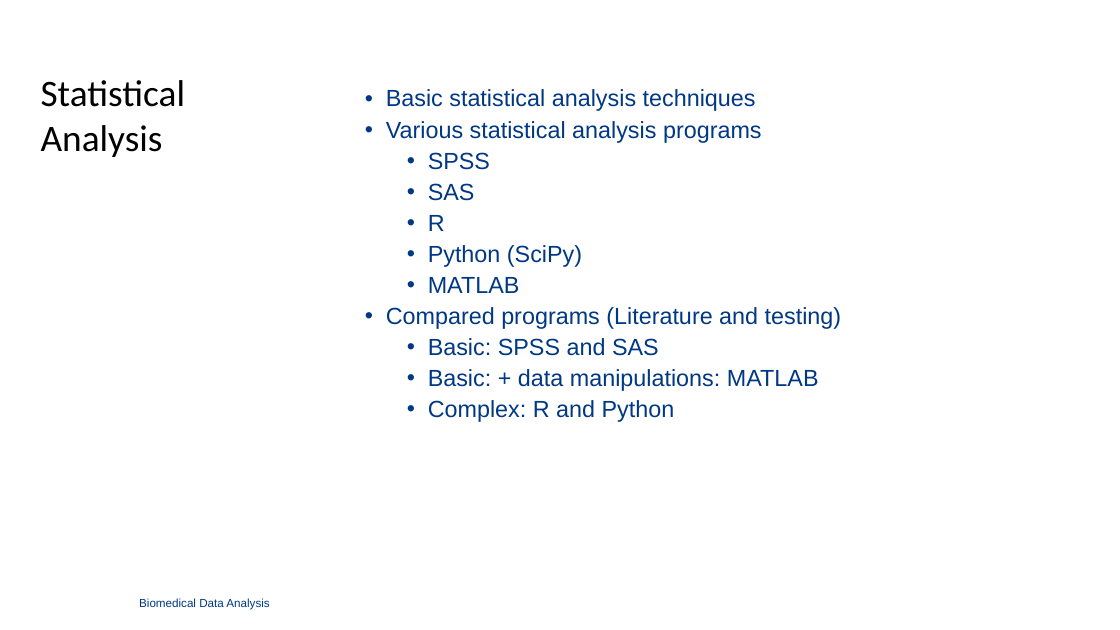
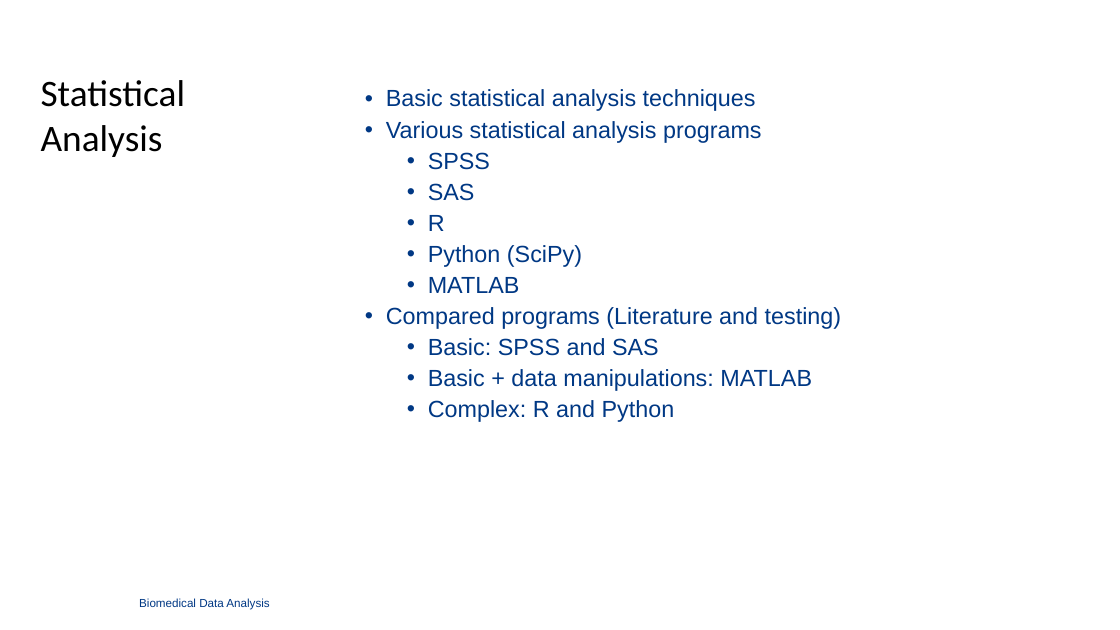
Before and after one commit to TimBeishuizen/GraduationFilesGithub, a slide deck: slide 4 of A Computational Biology Framework.ppt. Drawn at 1120x630 pixels with LibreOffice and Linux fonts; fonts in the diff are those of the drawing; background and template pictures are left out. Boxes give left, top, right and bottom in pixels: in the first picture for what was removed or moved away, otherwise in the second. Text is boxed around its words. In the diff, an @@ line names an element or a change of style, - is before the commit and + after.

```diff
--- a/A Computational Biology Framework.ppt
+++ b/A Computational Biology Framework.ppt
@@ text at [428, 369, 812, 391]: text changed @@
-    • Basic: + data manipulations: MATLAB
+    • Basic + data manipulations: MATLAB
```
Also in this commit, not shown: 3 other slides changed.
